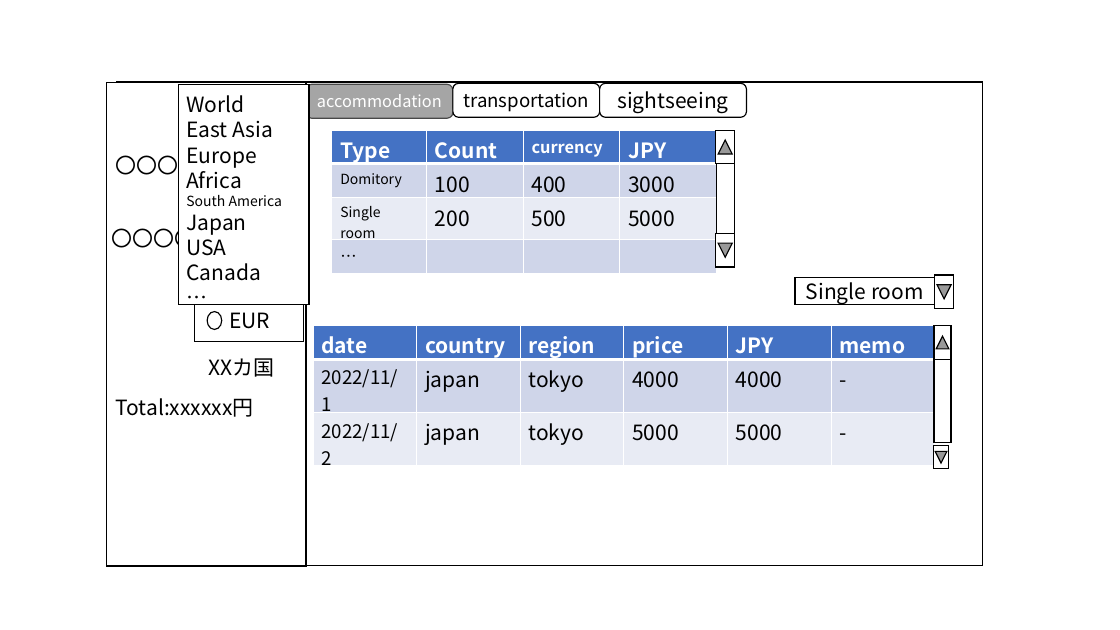
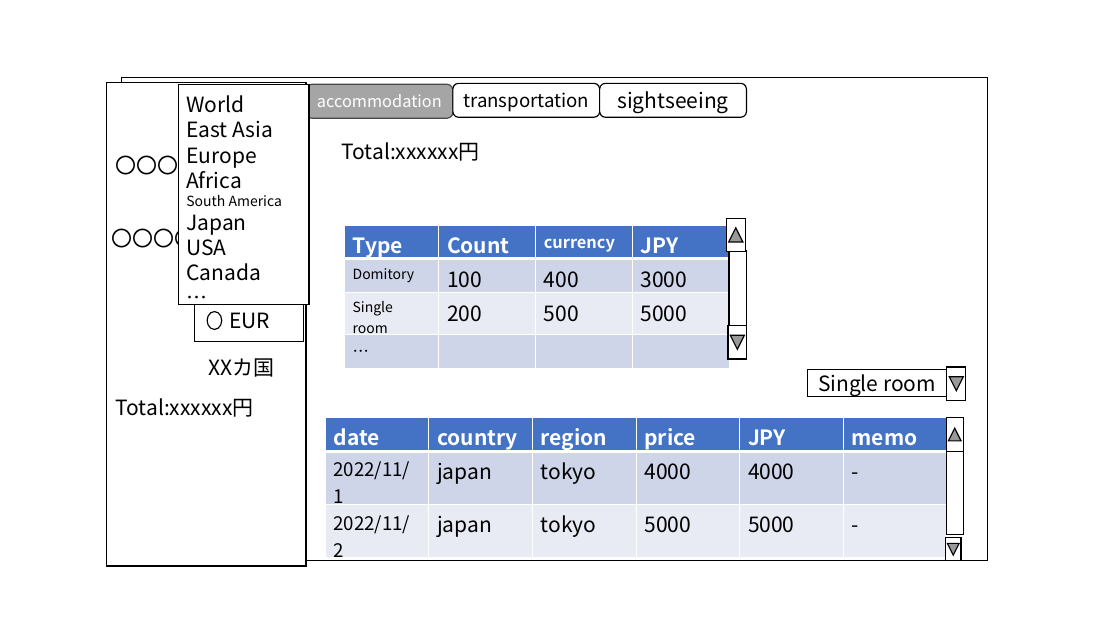
Before and after one commit to yomai-hiyashidewa/WorldTravelingLogger, a slide deck: slide 3 of models/UI.pptx. Drawn at 1120x630 pixels with LibreOffice and Linux fonts; fonts in the diff are those of the drawing. Boxes give left, top, right and bottom in pixels: in the first picture for what was removed or moved away, otherwise in the second. Text is boxed around its words. In the diff, an @@ line names an element or a change of style, - is before the commit and + after.

```diff
--- a/models/UI.pptx
+++ b/models/UI.pptx
@@ rectangle: place and size @@
-rectangle at [117,82,983,566]
+rectangle at [121,77,987,561]
@@ text added at [342,142,480,161], 18 pt, text #000000 @@
+Total:xxxxxx円
@@ 3 action button back previouses, 2 rectangles: place and size @@
-3 action button back previouses, 2 rectangles at [716,130,951,360]
+3 action button back previouses, 2 rectangles at [727,218,963,451]
@@ action button back previous: place and size @@
-action button back previous at [935,275,954,308]
+action button back previous at [948,367,966,401]
@@ rectangle: place and size @@
-rectangle at [934,360,951,443]
+rectangle at [947,452,964,535]
@@ 2 tables, 1 action button back previous: place and size @@
-2 tables, 1 action button back previous at [313,130,949,469]
+2 tables, 1 action button back previous at [325,225,961,565]
```
Also in this commit, not shown: 3 other slides changed, 7 other files.
